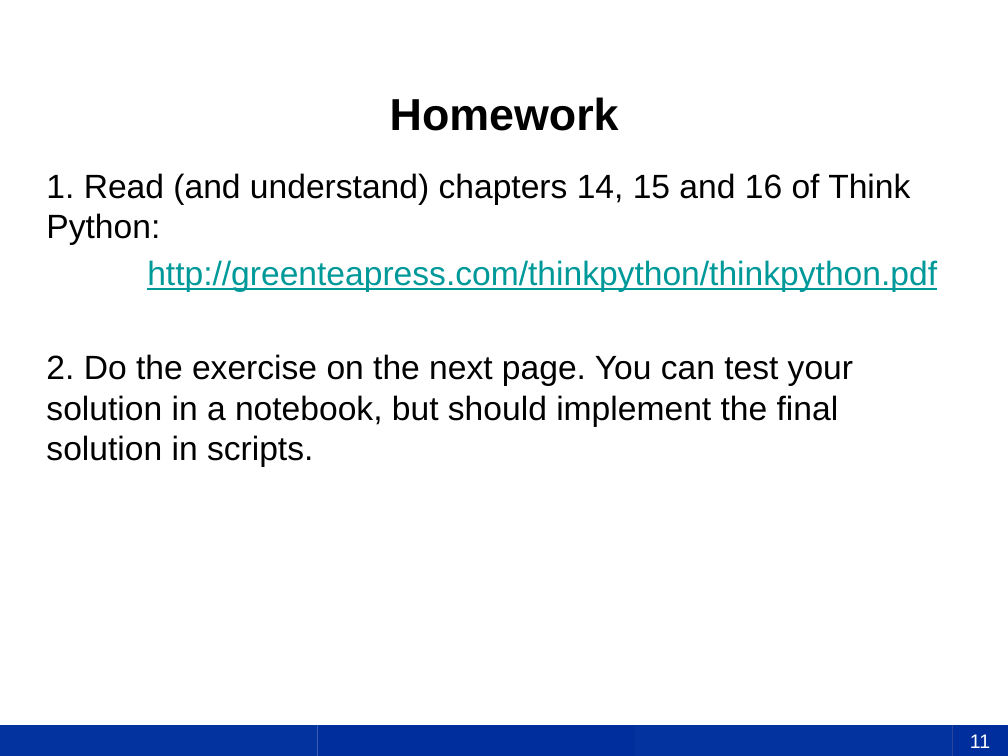
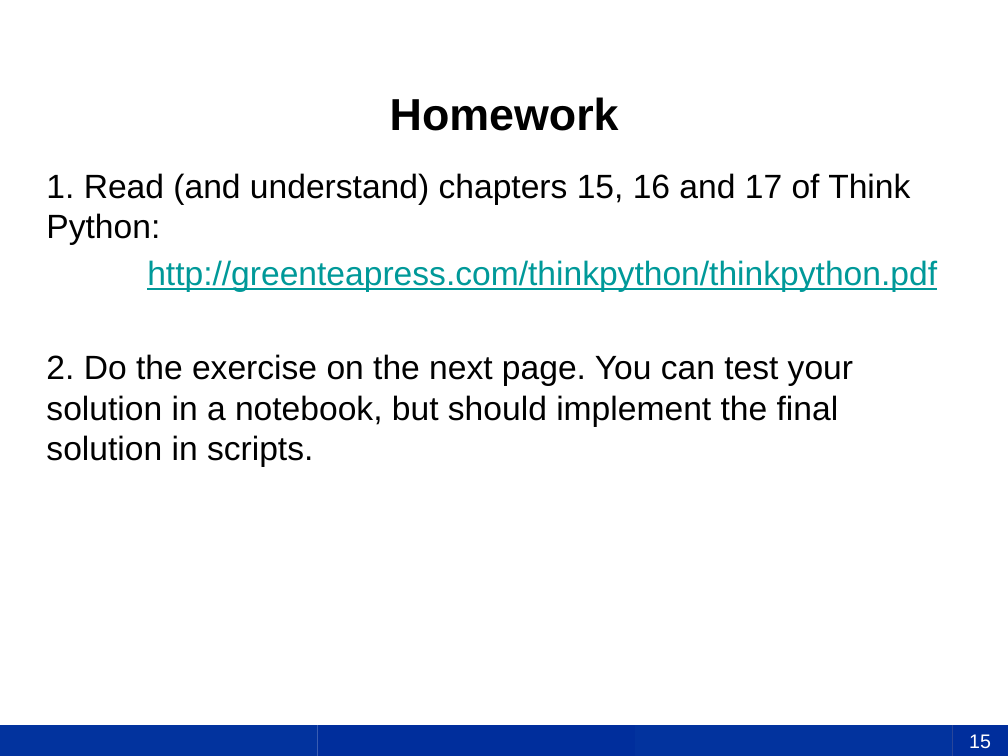
Before and after one commit to uky-transport-data-science/ce599, a slide deck: slide 15 of 18-Design and Classes/18-Design and Classes.pptx (slide 11 before the commit). Drawn at 1008x756 pixels with LibreOffice and Linux fonts; fonts in the diff are those of the drawing; background and template pictures are left out. Boxes give left, top, right and bottom in pixels: in the first picture for what was removed or moved away, otherwise in the second. Text is boxed around its words. In the diff, an @@ line names an element or a change of style, - is before the commit and + after.

```diff
--- a/18-Design and Classes/18-Design and Classes.pptx
+++ b/18-Design and Classes/18-Design and Classes.pptx
@@ text at [46, 173, 910, 245]: text changed @@
-1. Read (and understand) chapters 14, 15 and 16 of Think Python:
+1. Read (and understand) chapters 15, 16 and 17 of Think Python:
@@ page number at [969, 734, 991, 749]: text changed @@
-11
+15
```
Also in this commit, not shown: 3 other slides changed, 4 slides added, 2 other files.
